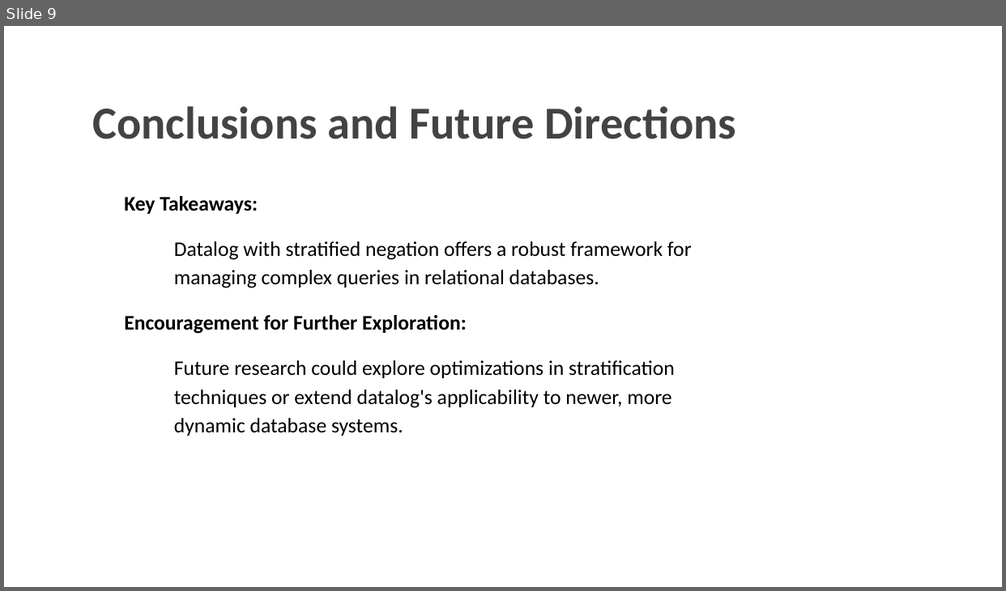
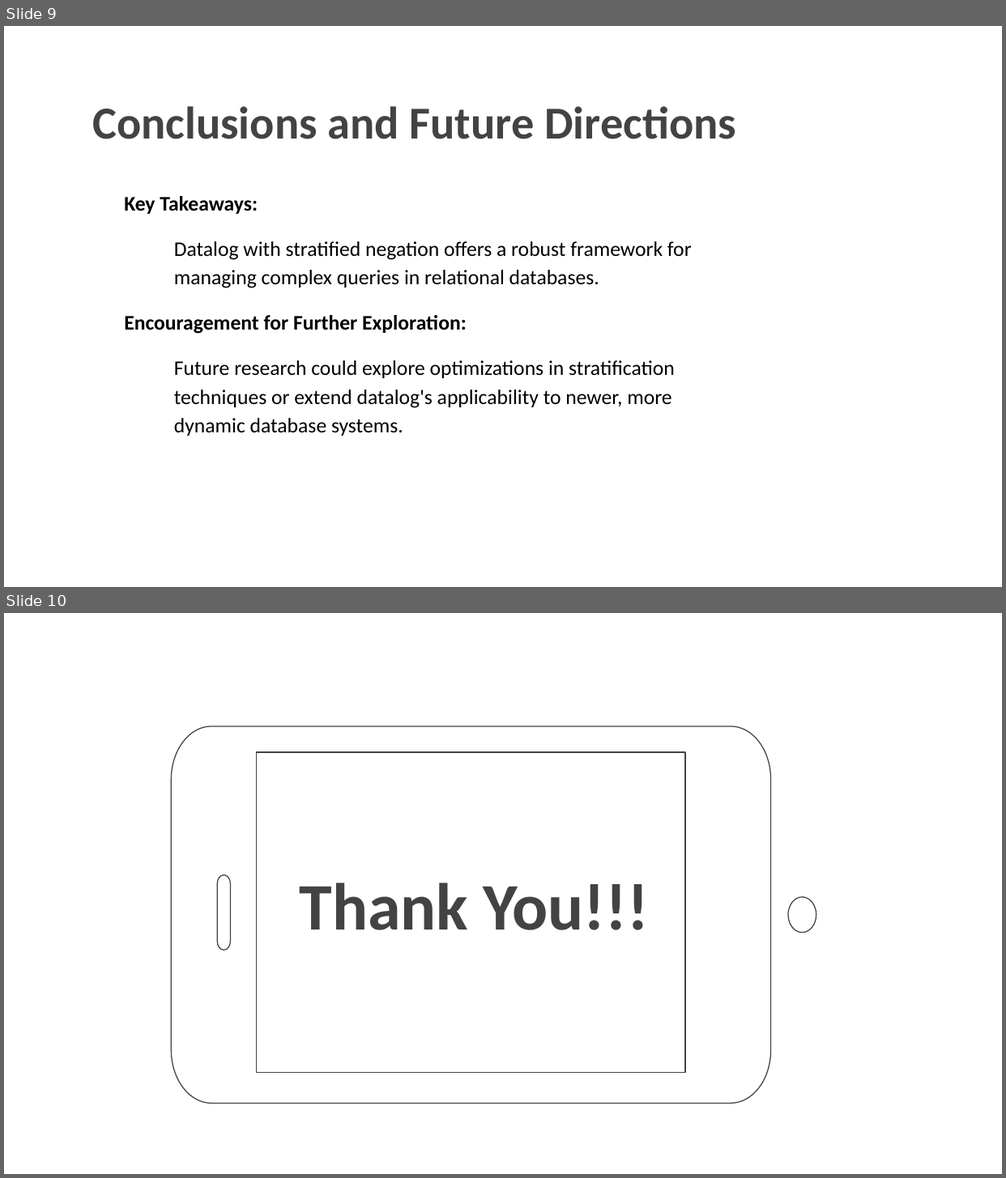
Before and after one commit to rajatmaheshwari17/AIEA-Lab, a slide deck: Task - 5/Task - 5.pptx. Shown one above the other, each under a label of ours: slide 9 before the commit, slides 9 and 10 after it. The pictures are 1006x591 and 1006x1178 pixels, drawn with LibreOffice and Linux fonts; fonts in the diff are those of the drawing; background and template pictures are left out. Boxes give left, top, right and bottom in pixels: in the first picture for what was removed or moved away, otherwise in the second. Text is boxed around its words. In the diff, an @@ line names an element or a change of style, - is before the commit and + after.

```diff
--- a/Task - 5/Task - 5.pptx
+++ b/Task - 5/Task - 5.pptx
@@ slide 10 added at [4,613,1002,1174], background picture (left out) @@
@@ freeform shape added at [100,762,842,1067], outline #434343 0.75 pt @@
@@ text added at [300,883,649,931], 48 pt, text #434343, bold @@
+Thank You!!!
@@ ellipse added at [784,901,820,930], outline #434343 0.75 pt @@
```
Also in this commit, not shown: 2 other files.
